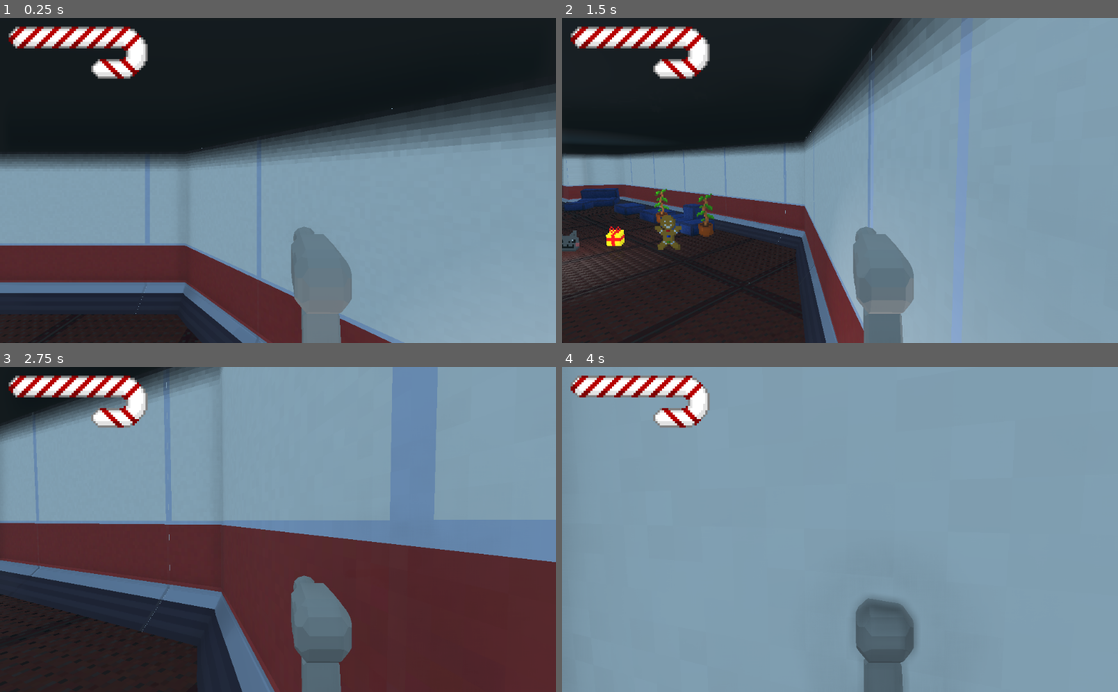
Above: before the commit, frames 1-4 (two rows, left to right).
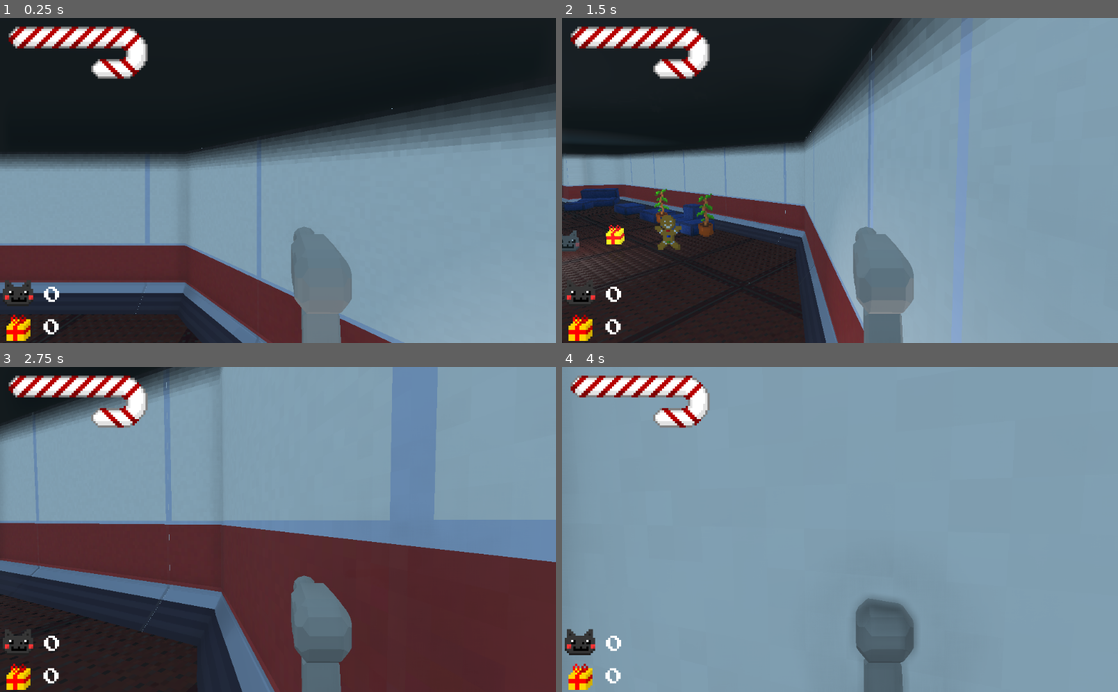
Above: after the commit, the same moments.

Repository: Naronco/JingleJam2020
Game: Godot game, scene res://main.tscn
Two runs of this game, one before a commit and one after it. Both use one fixed random seed, a clock stepped at 60 frames per second and the inputs below.
Inputs (mouse positions are in pixels of both pictures, inside the frame that each line leads up to):
- Up to frame 1 (0.25 s): no input
- Up to frame 2 (1.5 s): tap Enter at 0.5 s; move the mouse to (962, 164) at 0.52 s; hold D (movement_right) 0.53-1.28 s; click (962, 164) at 0.67 s; tap Space (movement_jump) at 0.77 s; move the mouse to (812, 180) at 1.27 s; hold W (movement_forward) from 1.28 s (still down)
- Up to frame 3 (2.75 s): keep holding W (movement_forward); tap Space (movement_jump) at 1.52 s; move the mouse to (289, 523) at 2.02 s
- Up to frame 4 (4 s): keep holding W (movement_forward); move the mouse to (834, 536) at 2.77 s; click (834, 536) at 2.92 s; tap Space (movement_jump) at 3.02, 3.77 s; move the mouse to (878, 532) at 3.52 s

The runs differ from the first frame. In frame 1, 0.7% of the frame differs, in the area x 0-11%, y 80-100%; in frame 2, 0.6%; in frame 3, 0.7%; in frame 4, 0.8%.

Commit message:
cats and presents counter

Diff:
--- a/GUI.tscn
+++ b/GUI.tscn
@@ -1,11 +1,24 @@
-[gd_scene load_steps=4 format=2]
+[gd_scene load_steps=9 format=2]
 
 [ext_resource path="res://cane.png" type="Texture" id=1]
 [ext_resource path="res://HealthBar.gd" type="Script" id=2]
+[ext_resource path="res://billboards.png" type="Texture" id=3]
+[ext_resource path="res://PressStart2P-Regular.ttf" type="DynamicFontData" id=4]
 
 [sub_resource type="AtlasTexture" id=1]
 atlas = ExtResource( 1 )
 region = Rect2( 0, 0, 64, 24 )
+
+[sub_resource type="AtlasTexture" id=3]
+atlas = ExtResource( 3 )
+region = Rect2( 16, 0, 16, 16 )
+
+[sub_resource type="DynamicFont" id=4]
+font_data = ExtResource( 4 )
+
+[sub_resource type="AtlasTexture" id=2]
+atlas = ExtResource( 3 )
+region = Rect2( 80, 0, 16, 16 )
 
 [node name="GUI" type="Control"]
 anchor_right = 1.0
@@ -25,3 +38,47 @@
 __meta__ = {
 "_edit_use_anchors_": false
 }
+
+[node name="PresentsIcon" type="TextureRect" parent="."]
+anchor_top = 1.0
+anchor_bottom = 1.0
+margin_top = -64.0
+margin_bottom = -64.0
+rect_scale = Vector2( 4, 4 )
+texture = SubResource( 3 )
+__meta__ = {
+"_edit_use_anchors_": false
+}
+
+[node name="PresentsCounter" type="Label" parent="PresentsIcon"]
+margin_left = 20.0
+margin_top = 5.0
+margin_right = 100.0
+margin_bottom = 21.0
+rect_scale = Vector2( 0.5, 0.5 )
+custom_fonts/font = SubResource( 4 )
+text = "0"
+
+[node name="CatIcon" type="TextureRect" parent="."]
+anchor_top = 1.0
+anchor_bottom = 1.0
+margin_left = 0.521393
+margin_top = -128.0
+margin_bottom = -128.0
+rect_scale = Vector2( 4, 4 )
+texture = SubResource( 2 )
+__meta__ = {
+"_edit_use_anchors_": false
+}
+
+[node name="CatsCounter" type="Label" parent="CatIcon"]
+margin_left = 20.0
+margin_top = 6.485
+margin_right = 100.0
+margin_bottom = 22.485
+rect_scale = Vector2( 0.5, 0.5 )
+custom_fonts/font = SubResource( 4 )
+text = "0"
+__meta__ = {
+"_edit_use_anchors_": false
+}
--- a/Player.gd
+++ b/Player.gd
@@ -38,6 +38,8 @@
 
 const MAX_HEALTH = 10
 export(int) var health = MAX_HEALTH
+
+var collectedPresents : int = 0
 
 # Actually equivalent to Input.get_mouse_mode() == Input.MOUSE_MODE_CAPTURED right now.
 var inGame = false
@@ -103,7 +105,9 @@
 	var healthBar = get_parent().find_node("GUI").find_node("HealthBar")
 	healthBar.set_health(health)
 	print("Taking", dmg, "damage, got hit by", source.get_name())
-	pass
+
+func collect_present(source):
+	collectedPresents += 1
 
 func _physics_process(delta):
 	if Input.is_action_just_pressed("ui_cancel"):
Binary file added: PressStart2P-Regular.ttf
Binary file changed: billboards.png
